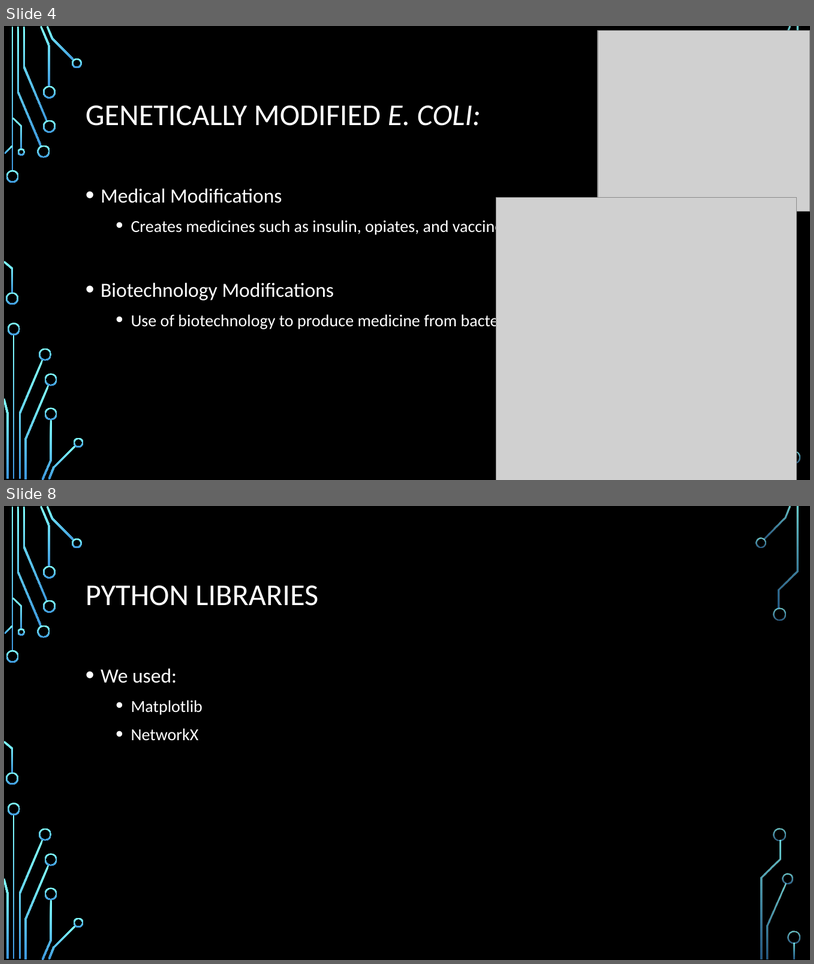
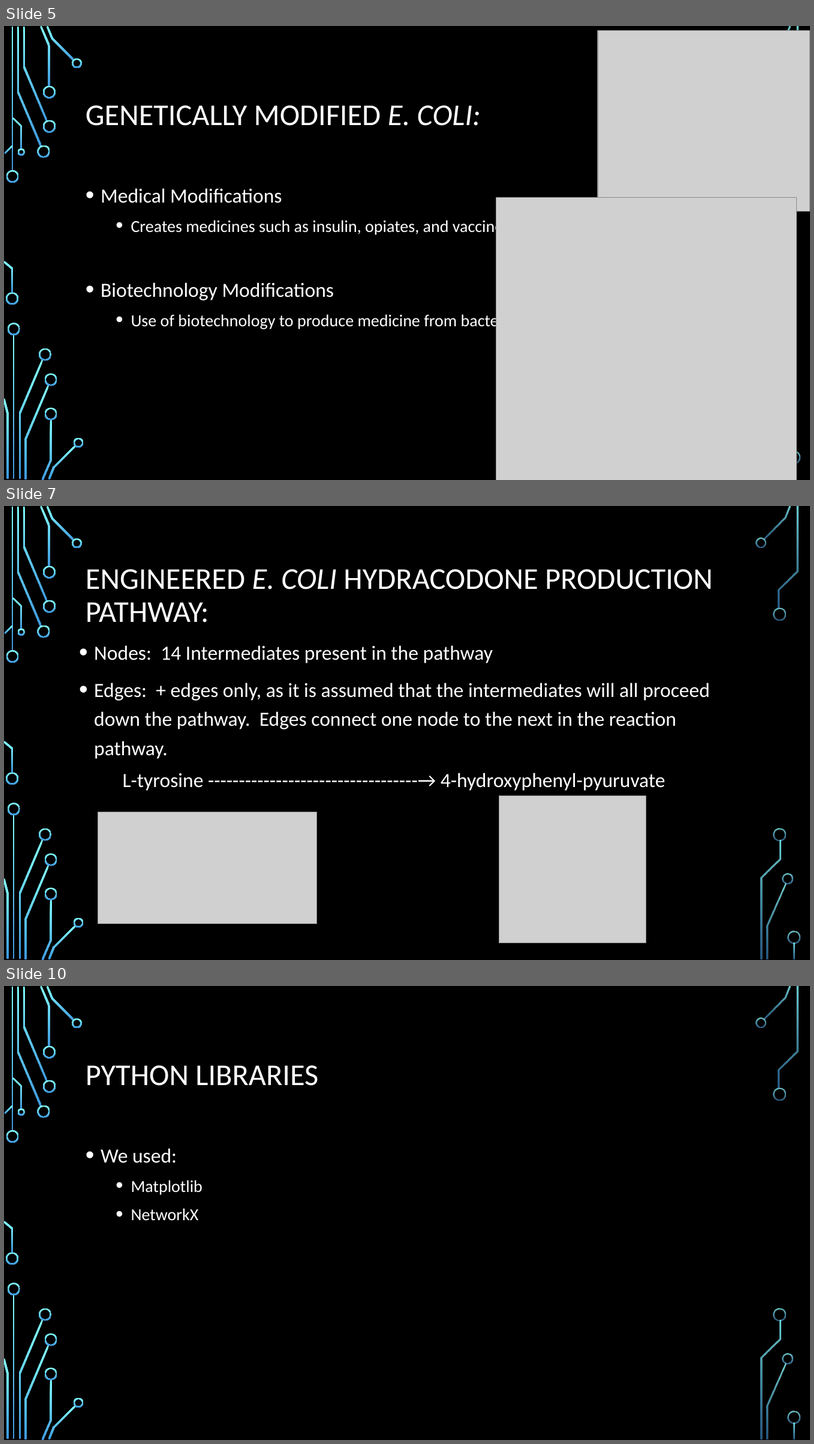
Before and after one commit to saleisha57/Bioinformatics_Final, a slide deck: Bioinformatics Project Slides_Better.pptx. Shown one above the other, each under a label of ours: slides 4 and 8 before the commit, slides 5, 7 and 10 after it; the slides between them are not shown. The pictures are 814x964 and 814x1444 pixels, drawn with LibreOffice and Linux fonts; fonts in the diff are those of the drawing; grey boxes stand for pictures; background and template pictures are left out. Boxes give left, top, right and bottom in pixels: in the first picture for what was removed or moved away, otherwise in the second. Text is boxed around its words. In the diff, an @@ line names an element or a change of style, - is before the commit and + after.

```diff
--- a/Bioinformatics Project Slides_Better.pptx
+++ b/Bioinformatics Project Slides_Better.pptx
@@ slide 7 added at [4, 506, 810, 960], background picture (left out); not listed: 36 template elements that a slide beside it also shows @@
@@ title added at [86, 569, 713, 622], 36 pt, text #FFFFFF @@
+ENGINEERED E. COLI HYDRACODONE PRODUCTION PATHWAY:
@@ text added at [94, 645, 710, 759], 24 pt, text #FFFFFF @@
+• Nodes: 14 Intermediates present in the pathway
+• Edges: + edges only, as it is assumed that the intermediates will all proceed down the pathway. Edges connect one node to the next in the reaction pathway.
@@ text added at [123, 772, 666, 790], 24 pt, text #FFFFFF @@
+L-tyrosine ----------------------------------→ 4-hydroxyphenyl-pyuruvate
@@ picture added at [98, 811, 317, 923] @@
@@ picture added at [500, 796, 647, 943] @@
@@ what was slide 4 is now slide 5 @@
@@ what was slide 8 is now slide 10 @@
```
Also in this commit, not shown: 4 slides changed, 2 other slides added, 1 slide removed.
